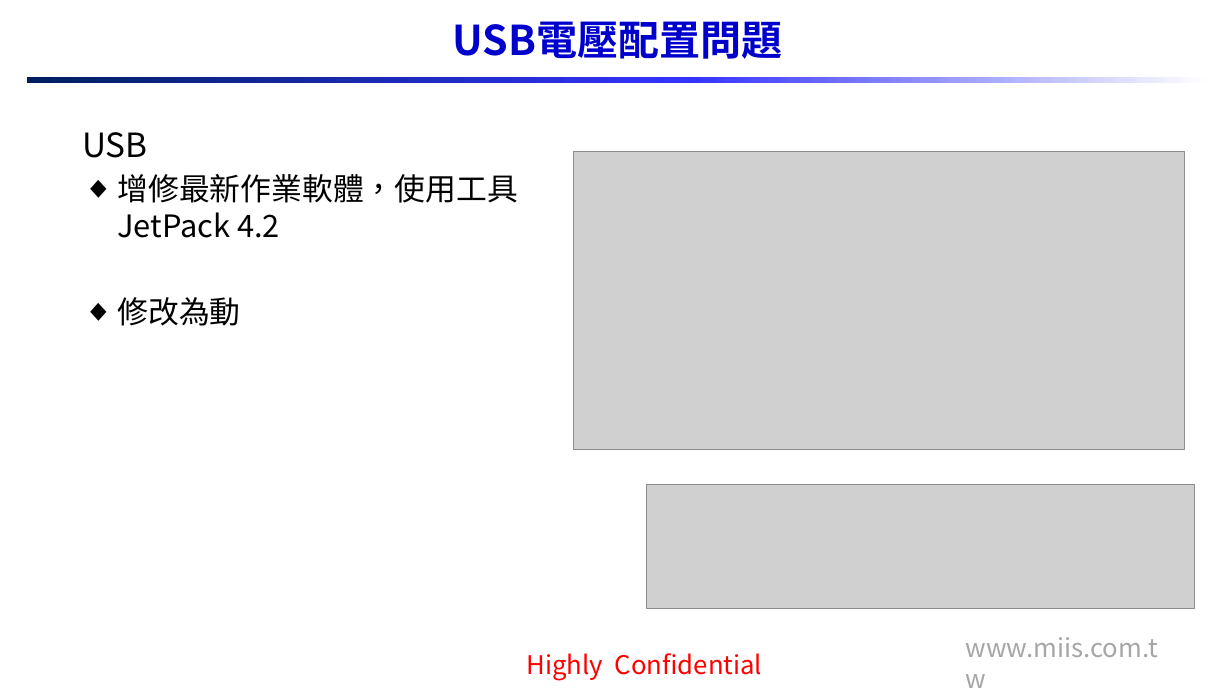
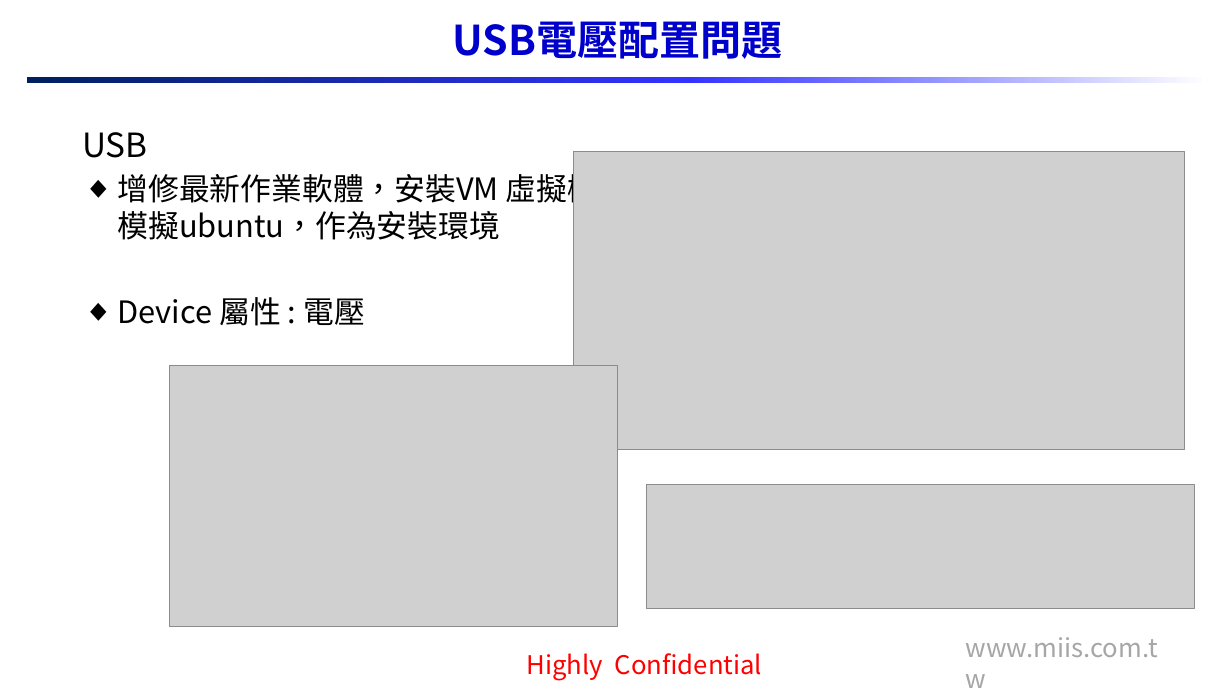
Before and after one commit to Yu-Chian-Lin/tx2-, a slide deck: slide 3 of 日報&週報/2019027weekly_report_Peter.pptx. Drawn at 1232x693 pixels with LibreOffice and Linux fonts; fonts in the diff are those of the drawing; grey boxes stand for pictures; background and template pictures are left out. Boxes give left, top, right and bottom in pixels: in the first picture for what was removed or moved away, otherwise in the second. Text is boxed around its words. In the diff, an @@ line names an element or a change of style, - is before the commit and + after.

```diff
--- a/日報&週報/2019027weekly_report_Peter.pptx
+++ b/日報&週報/2019027weekly_report_Peter.pptx
@@ text at bbox=[117, 169, 629, 326]: text changed @@
-    ◆ 增修最新作業軟體，使用工具JetPack 4.2
-    ◆ 修改為動
+    ◆ 增修最新作業軟體，安裝VM 虛擬機，模擬ubuntu，作為安裝環境
+    ◆ Device 屬性 : 電壓
@@ picture added at bbox=[170, 366, 618, 627] @@
```
Also in this commit, not shown: 2 other slides changed, 1 slide added, 7 other files.
